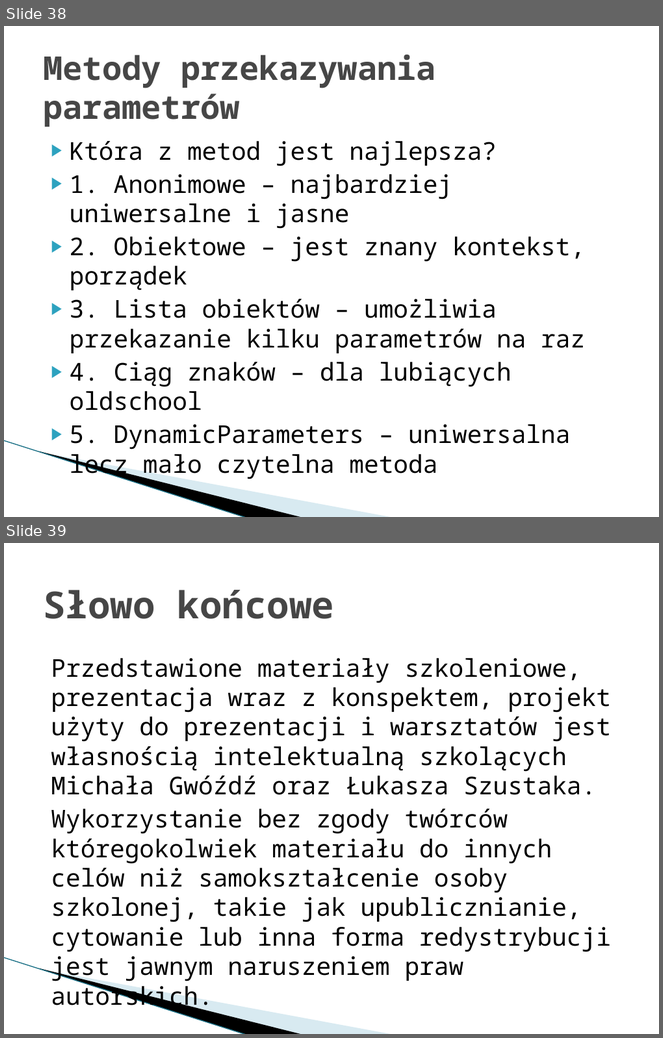
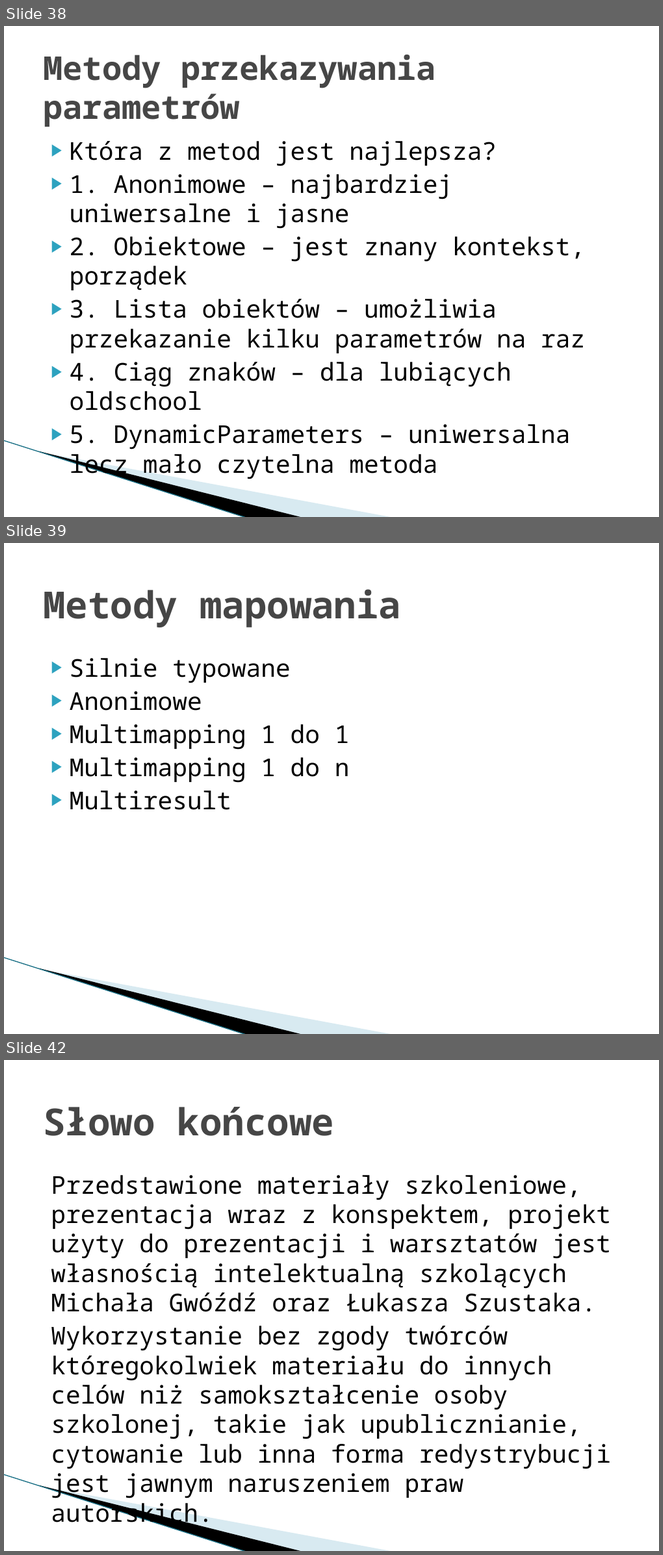
Before and after one commit to mietghar/Dapper_Workshop, a slide deck: Files/Szkolenie warsztatowe Dapper.pptx. Shown one above the other, each under a label of ours: slides 38 and 39 before the commit, slides 38, 39 and 42 after it; the slides between them are not shown. The pictures are 663x1038 and 663x1555 pixels, drawn with LibreOffice and Linux fonts; fonts in the diff are those of the drawing; background and template pictures are left out. Boxes give left, top, right and bottom in pixels: in the first picture for what was removed or moved away, otherwise in the second. Text is boxed around its words. In the diff, an @@ line names an element or a change of style, - is before the commit and + after.

```diff
--- a/Files/Szkolenie warsztatowe Dapper.pptx
+++ b/Files/Szkolenie warsztatowe Dapper.pptx
@@ slide 39 added at [4,543,659,1034], background #FFFFFF; not listed: 3 template elements that a slide beside it also shows @@
@@ title added at [43,589,401,627], 41 pt, text #464646, bold @@
+Metody mapowania
@@ text added at [70,658,350,810], 27 pt, text #000000 @@
+▶ Silnie typowane
+▶ Anonimowe
+▶ Multimapping 1 do 1
+▶ Multimapping 1 do n
+▶ Multiresult
@@ what was slide 39 is now slide 42 @@
```
Also in this commit, not shown: 2 other slides added.
